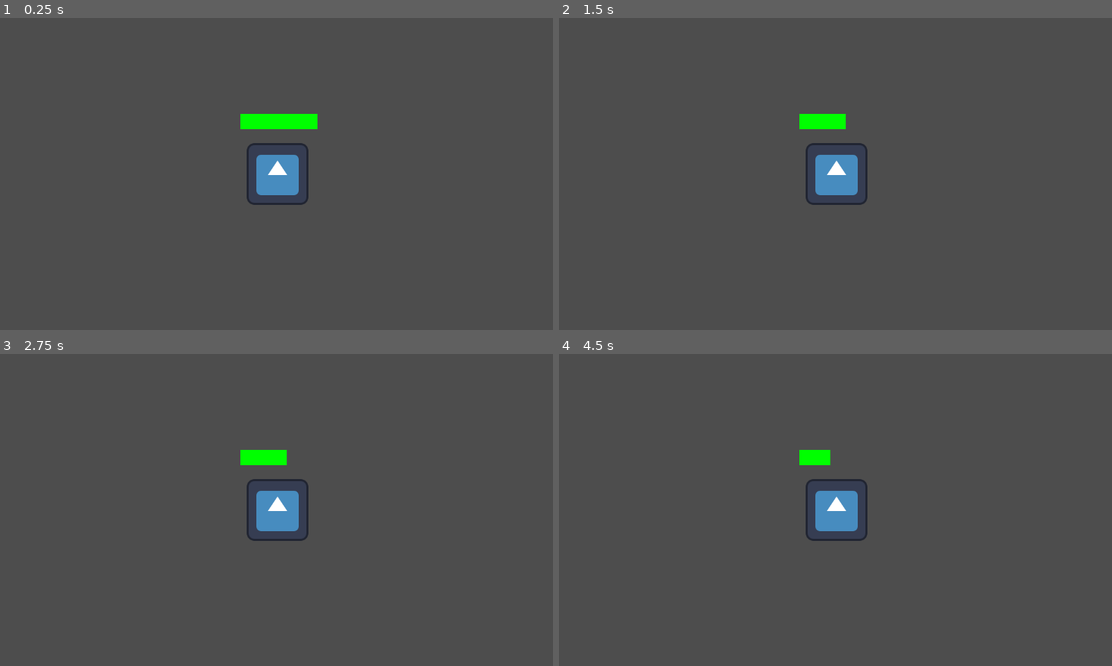
Above: before the commit, frames 1-4 (two rows, left to right).
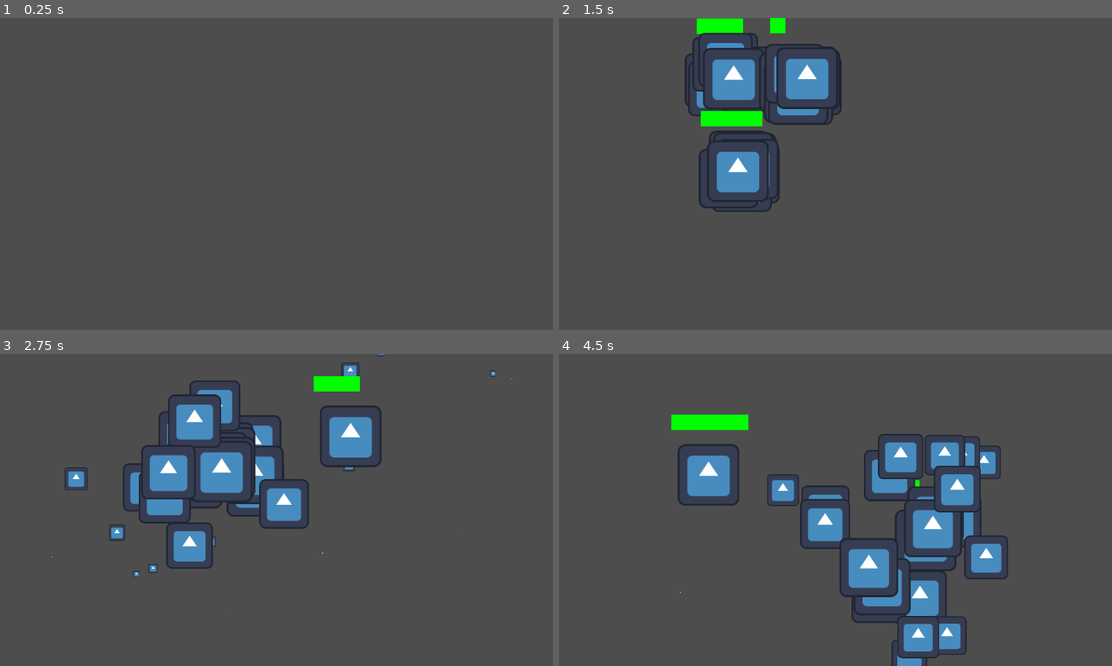
Above: after the commit, the same moments.

Repository: janisdimants/entity-component-prototype
Game: Godot game, scene res://main.tscn
Two runs of this game, one before a commit and one after it. Both use one fixed random seed, a clock stepped at 60 frames per second and the inputs below. The engine's default icon, where the game draws it, is replaced by a stand-in: a white triangle on a blue panel in a dark square.
Inputs (mouse positions are in pixels of both pictures, inside the frame that each line leads up to):
- Up to frame 1 (0.25 s): no input
- Up to frame 2 (1.5 s): tap Enter (ui_accept) at 0.5, 0.77 s; move the mouse to (957, 158) at 0.52 s; click (957, 158) at 0.67 s; drag from (724, 189) to (807, 236) at 1.27 s
- Up to frame 3 (2.75 s): move the mouse to (331, 441) at 2.02 s; click (331, 441) at 2.17 s
- Up to frame 4 (4.5 s): drag from (807, 572) to (669, 463) at 2.77 s; move the mouse to (1001, 556) at 3.52 s; click (1001, 556) at 3.67 s; tap Enter (ui_accept) at 3.77 s; drag from (669, 463) to (752, 432) at 4.27 s

The runs differ from the first frame. In frame 1, 1.9% of the frame differs, in the area x 43-58%, y 30-60%; in frame 2, 8.6%; in frame 3, 9.5%; in frame 4, 13%, in the area x 20-82%, y 19-100%.

Commit message:
add Hitbox and Move components and entity processing

Diff:
--- /dev/null
+++ b/components/component_hitbox.gd
@@ -0,0 +1,10 @@
+extends Area2D
+class_name ComponentHitbox
+
+@export var entity: Entity
+@export var damage: int = 1
+
+func _ready() -> void:
+	if !entity && get_parent() is Entity:
+		entity = get_parent()
+	assert(entity)
--- a/components/component_hurtbox.gd
+++ b/components/component_hurtbox.gd
@@ -1,9 +1,8 @@
-extends Node
+extends Area2D
 class_name ComponentHurtbox
-# I'd generally extend a node for
-# but for demo purpose am shortcutting with simple method
 
 @export var entity: Entity
+@export var overlapping_timer: float = 0.1
 
 signal got_hit(by: Entity, damage: int)
 
@@ -15,5 +14,19 @@
 	entity.register_signal(&"got_hit", self)
 	entity.register_method(&"hurtbox_hit", _hurtbox_hit)
 
+	area_entered.connect(_on_area_entered)
+
+func _on_area_entered(area: Area2D) -> void:
+	if area is ComponentHitbox:
+		if area.entity != entity:
+			_hurtbox_hit(area.entity, area.damage)
+			_test_still_overlapping(area)
+
+func _test_still_overlapping(hitbox: ComponentHitbox) -> void:
+	await get_tree().create_timer(overlapping_timer).timeout
+	if overlaps_area(hitbox):
+		_hurtbox_hit(hitbox.entity, hitbox.damage)
+		_test_still_overlapping(hitbox)
+
 func _hurtbox_hit(by: Entity, damage: int) -> void:
 	got_hit.emit(by, 1)
--- /dev/null
+++ b/components/component_move.gd
@@ -0,0 +1,41 @@
+extends Node
+class_name ComponentMove
+
+@export var entity: Entity
+
+var _velocity: Vector2 = Vector2()
+
+@export var move_speed: float = 10.0
+@export var acceleration: float = 2.0
+@export var drag: float = 1.0
+@export var move_input: Vector2 = Vector2()
+
+func _ready() -> void:
+	if !entity && get_parent() is Entity:
+		entity = get_parent()
+	assert(entity)
+
+	entity.register_method(&"set_move_input", _set_move_input)
+	entity.register_method(&"knockback", knockback)
+
+	entity.connect_to_signal(&"got_hit", _on_got_hit)
+
+func _set_move_input(input: Vector2) -> void:
+	move_input = input.limit_length()
+
+func _on_got_hit(by: Entity, _damage: int) -> void:
+	var knockback_amount: float = 20.0
+	if by is Entity:
+		knockback((entity.position - by.position).normalized() * knockback_amount)
+
+func knockback(value: Vector2) -> void:
+	_velocity += value
+
+func _physics_process(delta: float) -> void:
+	_velocity -= _velocity.limit_length(drag)
+
+	if _velocity.length() <= move_speed:
+		_velocity += move_input * (acceleration + drag)
+		_velocity = _velocity.limit_length(move_speed)
+
+	entity.position += _velocity
--- a/entities/default_entity.tscn
+++ b/entities/default_entity.tscn
@@ -1,6 +1,7 @@
-[gd_scene load_steps=12 format=3 uid="uid://bmm31v3osl027"]
+[gd_scene load_steps=16 format=3 uid="uid://bmm31v3osl027"]
 
 [ext_resource type="Script" uid="uid://c2rlld8bv8ero" path="res://entity.gd" id="1_6n5s8"]
+[ext_resource type="Script" uid="uid://hq78w5t6df6h" path="res://components/component_move.gd" id="2_4sr0k"]
 [ext_resource type="Texture2D" uid="uid://cr5is65ckpb3s" path="res://icon.svg" id="2_qwgem"]
 [ext_resource type="Script" uid="uid://dtwm2k3efbccg" path="res://components/component_on_death_hide.gd" id="3_sujqc"]
 [ext_resource type="Script" uid="uid://b358al2yrjkqk" path="res://components/component_healthbar.gd" id="4_4sr0k"]
@@ -11,15 +12,22 @@
 [ext_resource type="Material" uid="uid://diy2sutwbq4w3" path="res://particles/DeathParticles.tres" id="9_ahc81"]
 [ext_resource type="Script" uid="uid://bfq17kvji05fp" path="res://components/component_on_death_particles.gd" id="10_5gxqg"]
 [ext_resource type="Script" uid="uid://bd47gjries50h" path="res://components/component_on_death_destroy.gd" id="11_qwgem"]
+[ext_resource type="Script" uid="uid://cipc3iujrcsg2" path="res://components/component_hitbox.gd" id="12_sujqc"]
+
+[sub_resource type="CircleShape2D" id="CircleShape2D_sujqc"]
+radius = 100.0
+
+[sub_resource type="RectangleShape2D" id="RectangleShape2D_4sr0k"]
+size = Vector2(120, 120)
 
 [node name="Entity" type="Node2D"]
 script = ExtResource("1_6n5s8")
 metadata/_custom_type_script = "uid://c2rlld8bv8ero"
 
-[node name="Sprite2D" type="Sprite2D" parent="." node_paths=PackedStringArray("entity")]
-texture = ExtResource("2_qwgem")
-script = ExtResource("3_sujqc")
+[node name="Move" type="Node" parent="." node_paths=PackedStringArray("entity")]
+script = ExtResource("2_4sr0k")
 entity = NodePath("..")
+metadata/_custom_type_script = "uid://hq78w5t6df6h"
 
 [node name="Healthbar" type="Node2D" parent="." node_paths=PackedStringArray("entity")]
 position = Vector2(-77, -125)
@@ -31,11 +39,6 @@
 script = ExtResource("5_c3706")
 entity = NodePath("..")
 metadata/_custom_type_script = "uid://b8txg3g7rxsy7"
-
-[node name="Hurtbox" type="Node" parent="." node_paths=PackedStringArray("entity")]
-script = ExtResource("6_y73vr")
-entity = NodePath("..")
-metadata/_custom_type_script = "uid://bmh4e57rqade8"
 
 [node name="OnDamageParticles" type="GPUParticles2D" parent="." node_paths=PackedStringArray("entity")]
 emitting = false
@@ -62,3 +65,27 @@
 script = ExtResource("11_qwgem")
 entity = NodePath("..")
 metadata/_custom_type_script = "uid://bd47gjries50h"
+
+[node name="ComponentHitbox" type="Area2D" parent="." node_paths=PackedStringArray("entity")]
+collision_mask = 0
+script = ExtResource("12_sujqc")
+entity = NodePath("..")
+metadata/_custom_type_script = "uid://cipc3iujrcsg2"
+
+[node name="CollisionShape2D" type="CollisionShape2D" parent="ComponentHitbox"]
+shape = SubResource("CircleShape2D_sujqc")
+debug_color = Color(0.993071, 0, 0.243007, 0.42)
+
+[node name="ComponentHurtbox" type="Area2D" parent="." node_paths=PackedStringArray("entity")]
+collision_layer = 0
+script = ExtResource("6_y73vr")
+entity = NodePath("..")
+metadata/_custom_type_script = "uid://bmh4e57rqade8"
+
+[node name="CollisionShape2D" type="CollisionShape2D" parent="ComponentHurtbox"]
+shape = SubResource("RectangleShape2D_4sr0k")
+
+[node name="Sprite2D" type="Sprite2D" parent="." node_paths=PackedStringArray("entity")]
+texture = ExtResource("2_qwgem")
+script = ExtResource("3_sujqc")
+entity = NodePath("..")
--- a/main.gd
+++ b/main.gd
@@ -3,6 +3,8 @@
 const DEFAULT_ENTITY: PackedScene = preload("res://entities/default_entity.tscn")
 
 @onready var _entity: Entity = $Entity
+
+var _entities: Array[Entity] = []
 
 func _ready() -> void:
 	pass
@@ -10,6 +12,11 @@
 func _input(event: InputEvent) -> void:
 	if event.is_action_pressed(&"ui_accept"):
 		_handle_input()
+
+	if event.is_pressed() && event is InputEventMouse:
+		if event.button_mask == MOUSE_BUTTON_LEFT:
+			_entity = _create_entity()
+			_entity.position = event.position
 
 func _handle_input() -> void:
 	if !_entity || !is_instance_valid(_entity):
@@ -22,9 +29,41 @@
 
 	add_child(new_entity)
 
+	_entities.push_back(new_entity)
+	new_entity.connect_to_signal(&"died", _entities.erase.bind(new_entity))
+
 	return new_entity
 
 func _hit_entity(entity: Entity) -> void:
 	var _hit: Callable = entity.get_method(&"hurtbox_hit")
 	if _hit:
 		_hit.call(null, 1)
+
+func _physics_process(delta: float) -> void:
+	for _entity: Entity in _entities:
+		var _set_move_input: Callable = _entity.get_method(&"set_move_input")
+		if !_set_move_input:
+			continue
+
+		var _closest_entity: Entity = _find_closest_entity(_entity)
+		if !_closest_entity:
+			_set_move_input.call(Vector2())
+			continue
+
+		var _position_delta: Vector2 = _closest_entity.position - _entity.position
+		_set_move_input.call(_position_delta)
+
+func _find_closest_entity(find_entity: Entity) -> Entity:
+	var _closest_entity: Entity
+	var _closest_distance: float = INF
+
+	for _entity: Entity in _entities:
+		if _entity == find_entity:
+			continue
+
+		var distance: float = find_entity.position.distance_to(_entity.position)
+		if distance < _closest_distance:
+			_closest_entity = _entity
+			_closest_distance = distance
+
+	return _closest_entity
--- a/main.tscn
+++ b/main.tscn
@@ -1,11 +1,9 @@
-[gd_scene load_steps=3 format=3 uid="uid://8ltdmg6vk0xh"]
+[gd_scene load_steps=2 format=3 uid="uid://8ltdmg6vk0xh"]
 
 [ext_resource type="Script" uid="uid://dl1ya550cow06" path="res://main.gd" id="1_ig7tw"]
-[ext_resource type="PackedScene" uid="uid://bmm31v3osl027" path="res://entities/default_entity.tscn" id="2_0xm2m"]
 
 [node name="Main" type="Node2D"]
 script = ExtResource("1_ig7tw")
 
 [node name="Camera2D" type="Camera2D" parent="."]
-
-[node name="Entity" parent="." instance=ExtResource("2_0xm2m")]
+anchor_mode = 0
--- a/project.godot
+++ b/project.godot
@@ -19,3 +19,7 @@
 
 gdscript/warnings/untyped_declaration=2
 gdscript/warnings/inferred_declaration=2
+
+[layer_names]
+
+2d_physics/layer_1="Hitbox"
Not shown, added: components/component_hitbox.gd.uid
Not shown, added: components/component_move.gd.uid
